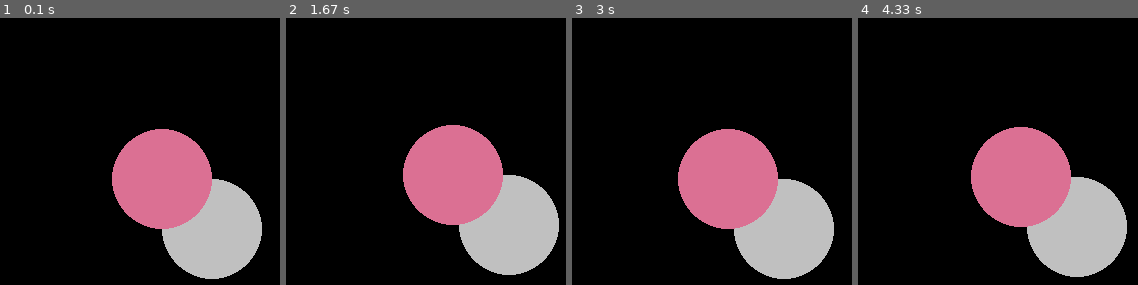
Above: before the commit, frames 1-4 (left to right).
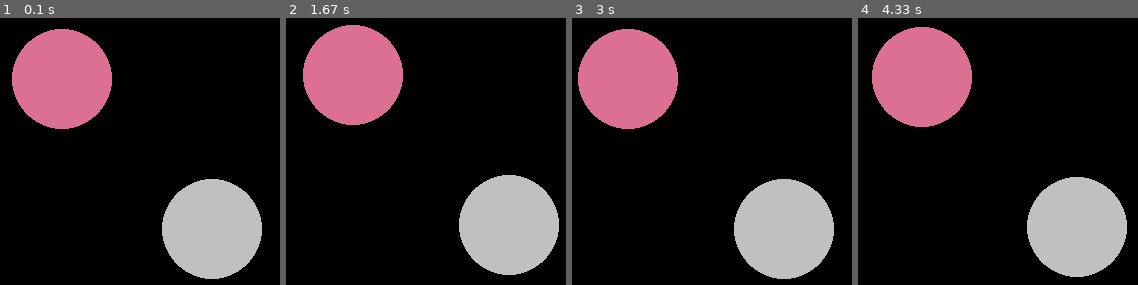
Above: after the commit, the same moments.

Repository: xCr1s12/PyGame-ICINF
Game: pygame game, started from EJ 2/main.py
Same seed, same stepped clock (60 frames per second), same inputs: the game is played once before the commit and once after it.
Inputs:
- Up to frame 1 (0.1 s): no input
- Up to frame 2 (1.67 s): hold Right 0.33-0.8 s; hold Up 0.83-1.13 s; hold W 0.83-1.13 s; hold Right 1.17-1.63 s; hold D 1.17-1.63 s
- Up to frame 3 (3 s): hold Left 1.67-2.2 s; hold A 1.67-2.2 s; hold Down 2.23-2.53 s; hold S 2.23-2.53 s; hold Left 2.57-2.97 s; hold A 2.57-2.97 s
- Up to frame 4 (4.33 s): hold Up 3-3.37 s; hold W 3-3.37 s; hold Right 3.4-4.03 s; hold D 3.4-4.03 s; hold Down from 4.07 s (still down); hold S from 4.07 s (still down)

The runs differ from the first frame. In frame 1, 21% of the frame differs, in the area x 4-76%, y 4-80%; in frame 2, 21%; in frame 3, 21%; in frame 4, 21%.

Commit message:
cambio-width

Diff:
--- a/EJ 2/main.py
+++ b/EJ 2/main.py
@@ -12,7 +12,7 @@
 
 run = True
 circulo1 = Circulo(250, 250, 50)
-circulo2 = Circulo2(200, 200, 50)
+circulo2 = Circulo2(100, 100, 50)
 while run:
     screen.fill((0,0,0))
     for event in pygame.event.get():
